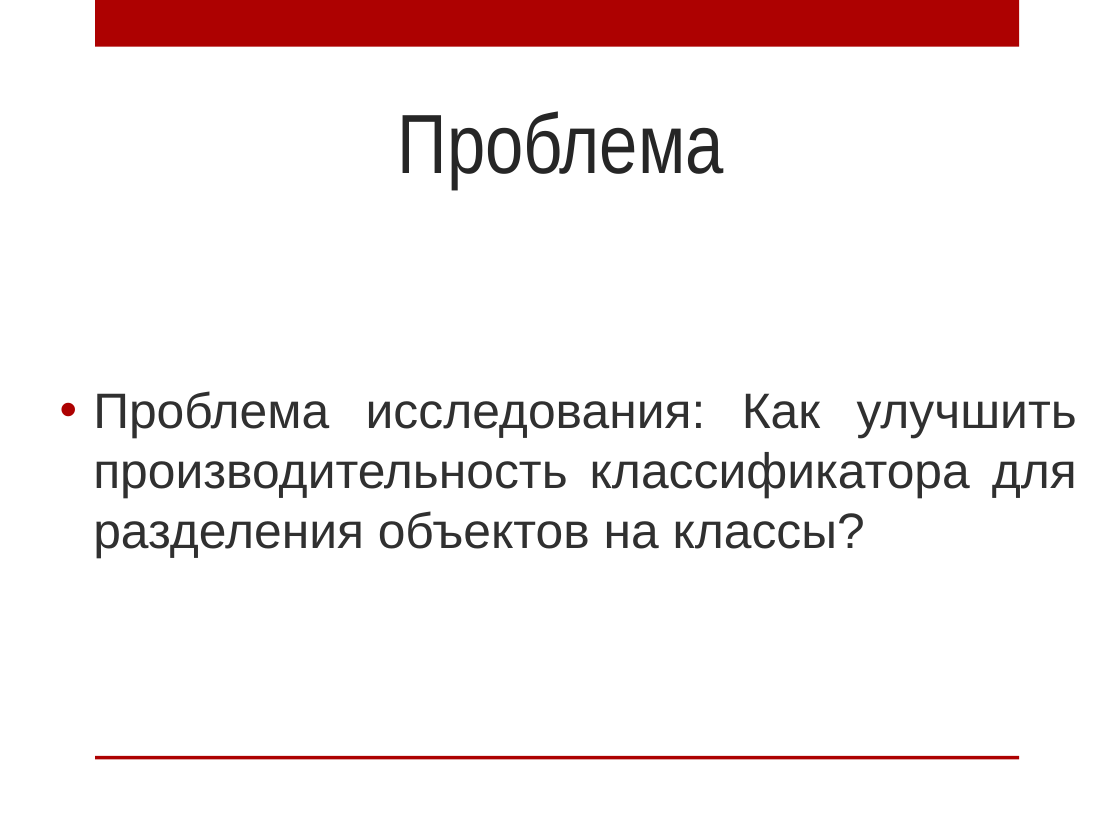
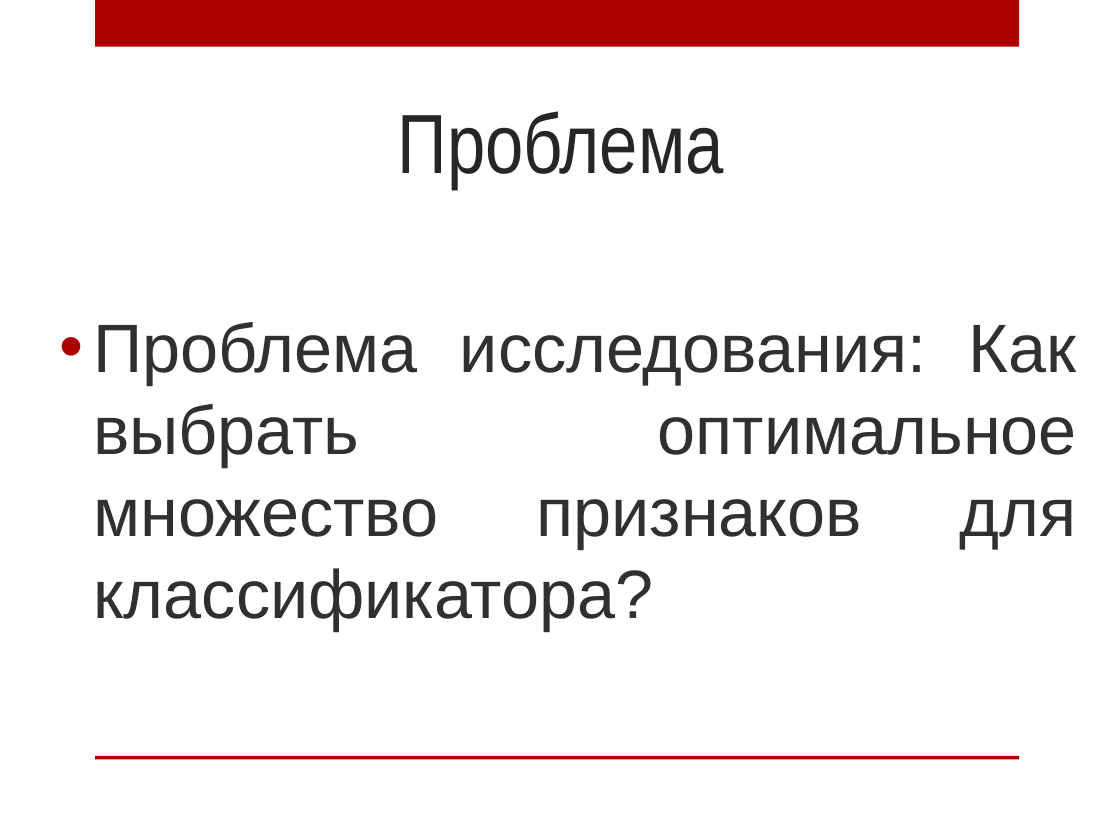
Before and after one commit to AnnaIbakaeva/Genetic, a slide deck: slide 5 of Диплом/Магистратура.pptx. Drawn at 1120x840 pixels with LibreOffice and Linux fonts; fonts in the diff are those of the drawing; background and template pictures are left out. Boxes give left, top, right and bottom in pixels: in the first picture for what was removed or moved away, otherwise in the second. Text is boxed around its words. In the diff, an @@ line names an element or a change of style, - is before the commit and + after.

```diff
--- a/Диплом/Магистратура.pptx
+++ b/Диплом/Магистратура.pptx
@@ text at (x1=93, y1=322, x2=1077, y2=631): text changed; size 32 to 44 pt @@
-• Проблема исследования: Как улучшить производительность классификатора для разделения объектов на классы?
+• Проблема исследования: Как выбрать оптимальное множество признаков для классификатора?
```
Also in this commit, not shown: 2 other slides changed, 2 slides added, 3 slides removed, 6 other files.
